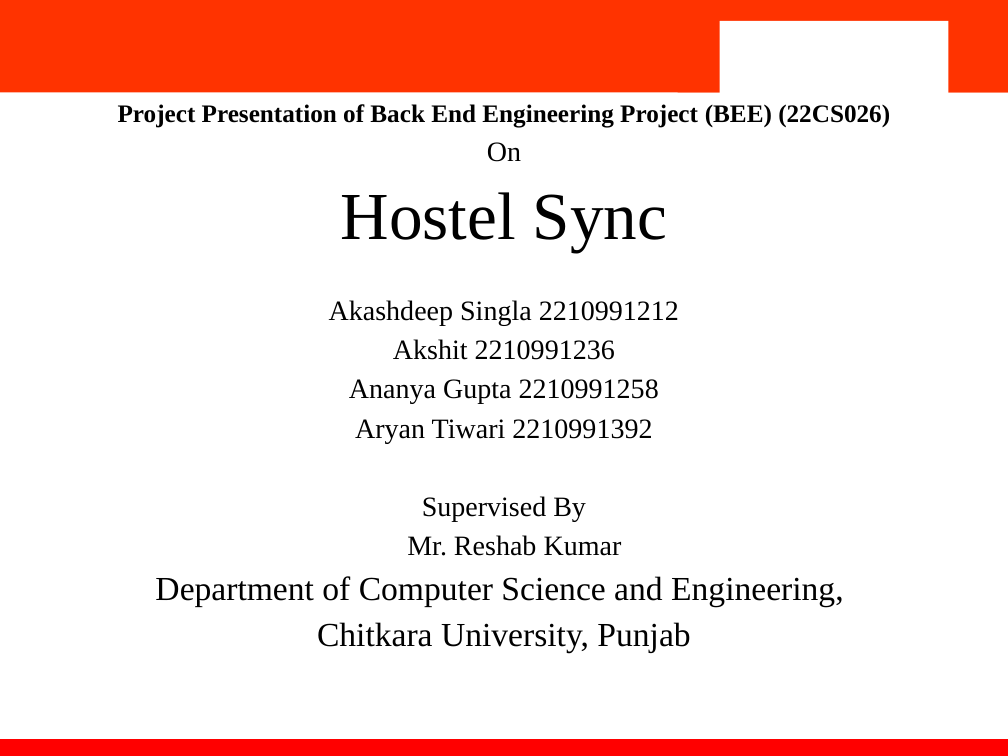
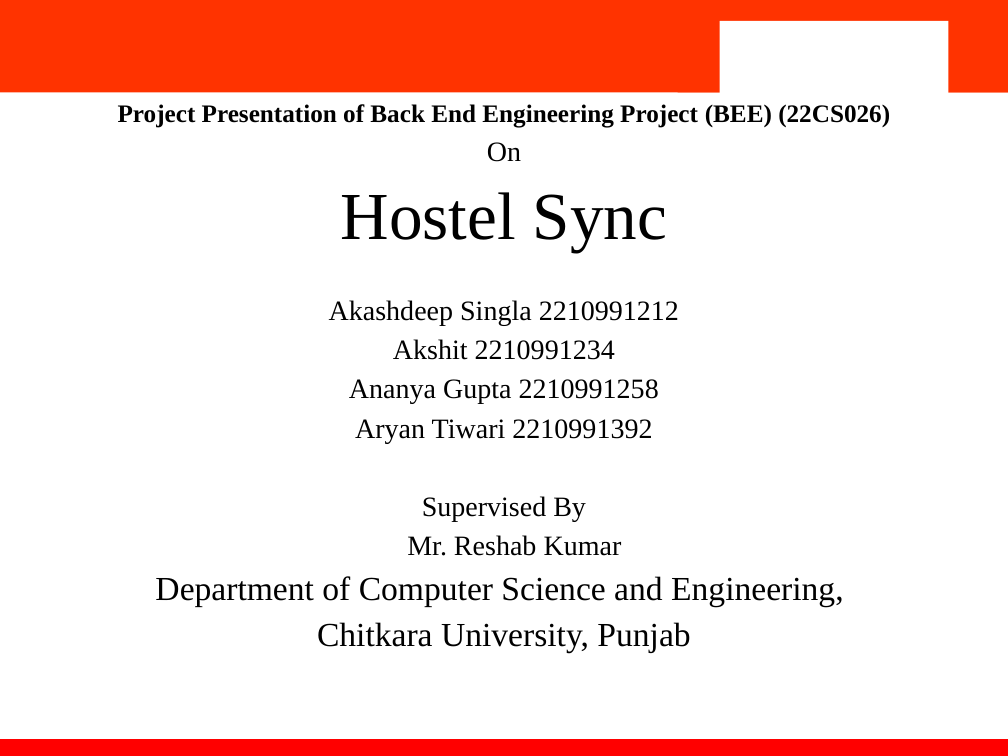
Before and after one commit to akhil-k-se/CampusMate, a slide deck: slide 1 of documents/Hostel Sync PPT.pptx. Drawn at 1008x756 pixels with LibreOffice and Linux fonts; fonts in the diff are those of the drawing; background and template pictures are left out. Boxes give left, top, right and bottom in pixels: in the first picture for what was removed or moved away, otherwise in the second. Text is boxed around its words. In the diff, an @@ line names an element or a change of style, - is before the commit and + after.

```diff
--- a/documents/Hostel Sync PPT.pptx
+++ b/documents/Hostel Sync PPT.pptx
@@ text at (393,339,615,360): text changed @@
-Akshit 2210991236
+Akshit 2210991234
```
Also in this commit, not shown: 1 other slide changed, 11 slides removed, 18 other files.
